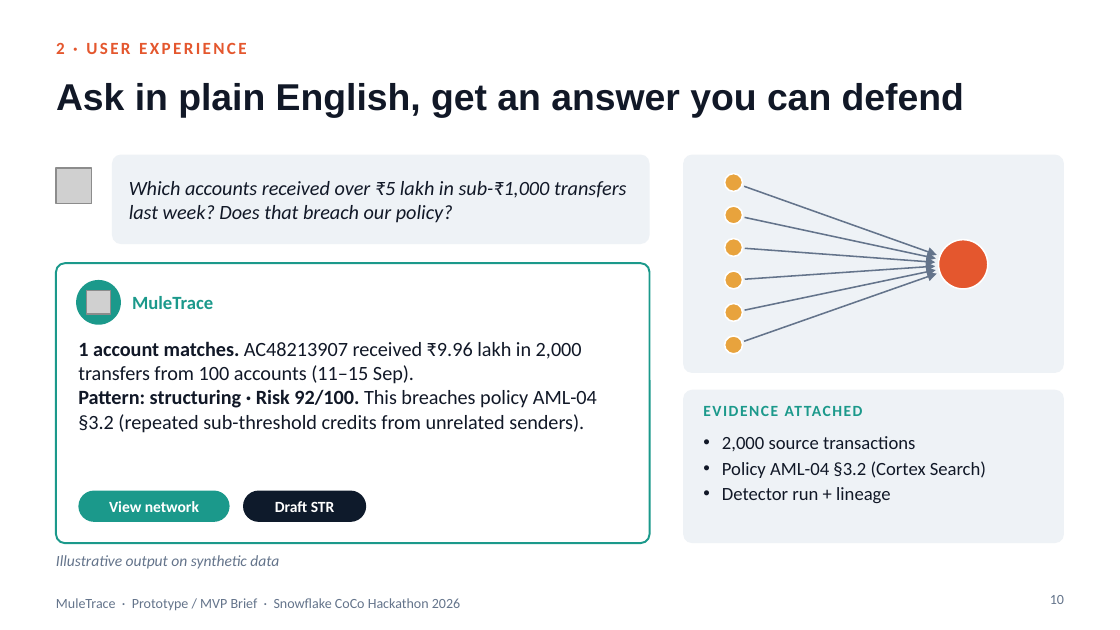
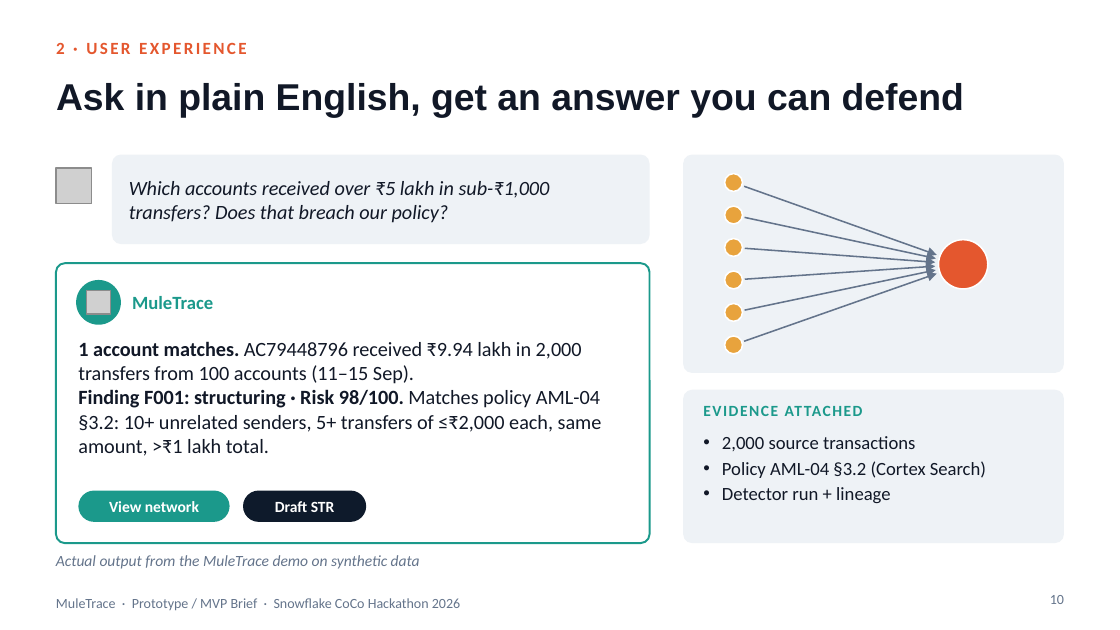
Before and after one commit to SwasthikaDev/SnowflakeCoCoCLI, a slide deck: slide 10 of deck/MuleTrace_MVP_Brief.pptx. Drawn at 1120x630 pixels with LibreOffice and Linux fonts; fonts in the diff are those of the drawing; grey boxes stand for pictures. Boxes give left, top, right and bottom in pixels: in the first picture for what was removed or moved away, otherwise in the second. Text is boxed around its words. In the diff, an @@ line names an element or a change of style, - is before the commit and + after.

```diff
--- a/deck/MuleTrace_MVP_Brief.pptx
+++ b/deck/MuleTrace_MVP_Brief.pptx
@@ text at box(129, 181, 550, 223): text changed @@
-Which accounts received over ₹5 lakh in sub-₹1,000 transfers last week? Does that breach our policy?
+Which accounts received over ₹5 lakh in sub-₹1,000 transfers? Does that breach our policy?
@@ text at box(78, 341, 602, 456): text changed @@
-1 account matches. AC48213907 received ₹9.96 lakh in 2,000 transfers from 100 accounts (11–15 Sep).
-Pattern: structuring · Risk 92/100. This breaches policy AML-04 §3.2 (repeated sub-threshold credits from unrelated senders).
+1 account matches. AC79448796 received ₹9.94 lakh in 2,000 transfers from 100 accounts (11–15 Sep).
+Finding F001: structuring · Risk 98/100. Matches policy AML-04 §3.2: 10+ unrelated senders, 5+ transfers of ≤₹2,000 each, same amount, >₹1 lakh total.
@@ text at box(56, 555, 420, 569): text changed @@
-Illustrative output on synthetic data
+Actual output from the MuleTrace demo on synthetic data
```
Also in this commit, not shown: 1 other slide changed, 42 other files.
